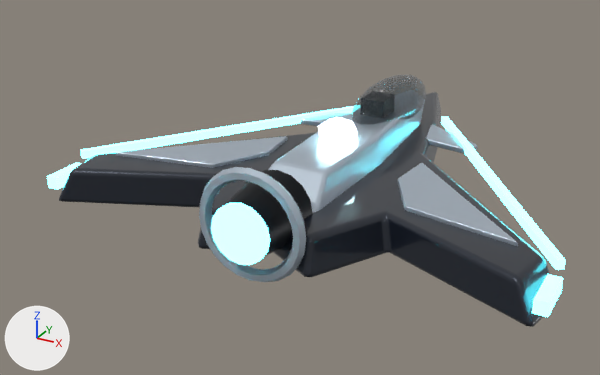
Before and after pictures for a commit that changed the glTF model public/models/pilot_ship.glb.
One viewpoint serves both versions: a 50 mm lens placed at (3.35, -7.2, 3.25), pointed at (-0.63, 0.04, -0.37). Lighting does not change. The marker at lower left points along +X, +Y and +Z. The picture after the commit comes second. Where no turn or scale is listed for an object, it has been applied to the vertices.

The first picture shows 'engine', 'ship_canards', 'ship_canopy', 'ship_core_gem', 'ship_hull', 'ship_nozzle', 'ship_spine', 'ship_thrust_ring_mesh', 'ship_trim', 'ship_wing_plates'.
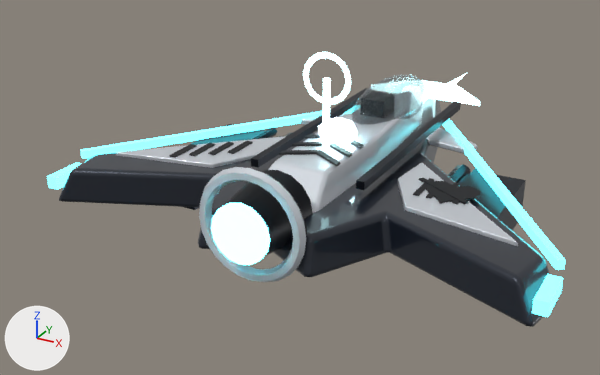
The change, as a list of edits to the scene's bpy script:
```text
Change me_ship_canards:
    where me_ship_canards.from_pydata(...)  # 48 vertices, 88 faces; spans x -1.05..1.05, y 0.65..1.24, z 0.1..0.17
    remove me_ship_canards.materials.append(mat_ship_plate)  # pale blue #c9d6e3
    add me_ship_canards.materials.append(mat_ship_paint)  # light grey #d8dde4
Change me_ship_spine:
    where me_ship_spine.from_pydata(...)  # 66 vertices, 128 faces; spans x -0.41..0.41, y -1.58..2.1, z 0.1..0.42
    remove me_ship_spine.materials.append(mat_ship_plate)  # pale blue #c9d6e3
    add me_ship_spine.materials.append(mat_ship_paint)  # light grey #d8dde4
Change me_ship_thrust_ring_mesh:
    where me_ship_thrust_ring_mesh.from_pydata(...)  # 144 vertices, 288 faces; spans x -0.52..0.52, y -0.052..0.052, z -0.52..0.52
    remove me_ship_thrust_ring_mesh.materials.append(mat_ship_plate)  # pale blue #c9d6e3
    add me_ship_thrust_ring_mesh.materials.append(mat_ship_paint)  # light grey #d8dde4
Change me_ship_trim:
    where me_ship_trim.from_pydata(...)  # 32 vertices, 48 faces; spans x -2.44..2.44, y -1.81..1.47, z -0.04..0.2
    remove me_ship_trim.materials.append(mat_ship_cyan_emit)  # cyan #5ef2ff, glowing cyan #5ef2ff
    add me_ship_trim.materials.append(mat_ship_trim_emit)  # cyan #5ef2ff, glowing cyan #5ef2ff
Change me_ship_wing_plates:
    where me_ship_wing_plates.from_pydata(...)  # 44 vertices, 80 faces; spans x -2.04..2.04, y -1.25..-0.01, z 0.16..0.22
    remove me_ship_wing_plates.materials.append(mat_ship_plate)  # pale blue #c9d6e3
    add me_ship_wing_plates.materials.append(mat_ship_paint)  # light grey #d8dde4
Add ob_weapon_standard:
    ob_weapon_standard = bpy.data.objects.new('weapon_standard', me_weapon_standard)  # an 8-sided cylinder along y spanning x 0.91..1.09, y -0.35..0.55, z -0.14..0.04; a box spanning x 0.87..1.13, y -0.6..-0.1, z -0.14..0.04; an 8-sided cylinder along y spanning x -1.09..-0.91, y -0.35..0.55, z -0.14..0.04; a box spanning x -1.13..-0.87, y -0.6..-0.1, z -0.14..0.04; in mat_ship_gunmetal (dark grey #2a2f38)
    ob_weapon_standard.location = (0.0, 0.0, 0.0)
Add ob_weapon_notary:
    ob_weapon_notary = bpy.data.objects.new('weapon_notary', me_weapon_notary)  # a box spanning x 0.51..0.59, y -1.0..1.6, z 0.26..0.34; a box spanning x -0.59..-0.51, y -1.0..1.6, z 0.26..0.34; in mat_ship_gunmetal (dark grey #2a2f38)
    ob_weapon_notary.location = (0.0, 0.0, 0.0)
Add ob_weapon_injunction:
    ob_weapon_injunction = bpy.data.objects.new('weapon_injunction', me_weapon_injunction)  # a box spanning x 1.2..1.7, y -1.1..0.3, z -0.3..0.1; a box spanning x -1.7..-1.2, y -1.1..0.3, z -0.3..0.1; in mat_ship_gunmetal (dark grey #2a2f38)
    ob_weapon_injunction.location = (0.0, 0.0, 0.0)
Add ob_weapon_courier:
    ob_weapon_courier = bpy.data.objects.new('weapon_courier', me_weapon_courier)  # 112 vertices, 184 faces; spans x -1.37..1.37, y -0.8..0.45, z -0.2..0.1; in mat_ship_gunmetal (dark grey #2a2f38)
    ob_weapon_courier.location = (0.0, 0.0, 0.0)
Add ob_sensor_surveyor:
    ob_sensor_surveyor = bpy.data.objects.new('sensor_surveyor', me_sensor_surveyor)  # 16 vertices, 24 faces; spans x -0.7..0.7, y 1.6..2.5, z 0.19..0.29; in mat_ship_sensor_emit (cyan #c8fbff, glowing cyan #c8fbff)
    ob_sensor_surveyor.location = (0.0, 0.0, 0.0)
Add ob_sensor_standard:
    ob_sensor_standard = bpy.data.objects.new('sensor_standard', me_sensor_standard)  # an icosphere of 80 faces spanning x -0.145..0.145, y -0.152..0.152, z -0.096..0.096; in mat_ship_sensor_emit (cyan #c8fbff, glowing cyan #c8fbff)
    ob_sensor_standard.location = (0.0, 2.25, 0.2)
Add ob_sensor_auditor:
    ob_sensor_auditor = bpy.data.objects.new('sensor_auditor', me_sensor_auditor)  # an 8-sided cone pointing to +y spanning x -0.07..0.07, y 2.5..3.7, z 0.03..0.17; in mat_ship_sensor_emit (cyan #c8fbff, glowing cyan #c8fbff)
    ob_sensor_auditor.location = (0.0, 0.0, 0.0)
Add ob_sensor_archivist:
    ob_sensor_archivist = bpy.data.objects.new('sensor_archivist', me_sensor_archivist)  # 76 vertices, 148 faces; spans x -0.25..0.25, y -0.035..0.035, z 0.4..1.35; in mat_ship_sensor_emit (cyan #c8fbff, glowing cyan #c8fbff)
    ob_sensor_archivist.location = (0.0, -0.6, 0.0)
Add ob_decal_wardencrest:
    ob_decal_wardencrest = bpy.data.objects.new('decal_wardencrest', me_decal_wardencrest)  # 48 vertices, 92 faces; spans x 0.994..1.506, y -0.872..-0.414, z 0.22..0.235; in mat_ship_decal (black #101318)
    ob_decal_wardencrest.location = (0.0, 0.0, 0.0)
Add ob_decal_tallymarks:
    ob_decal_tallymarks = bpy.data.objects.new('decal_tallymarks', me_decal_tallymarks)  # 40 vertices, 60 faces; spans x 0.899..1.461, y -0.8..-0.4, z 0.22..0.239; in mat_ship_decal (black #101318)
    ob_decal_tallymarks.location = (0.0, 0.0, 0.0)
Add ob_decal_paygrade:
    ob_decal_paygrade = bpy.data.objects.new('decal_paygrade', me_decal_paygrade)  # 36 vertices, 60 faces; spans x -0.3..0.3, y -0.97..-0.22, z 0.42..0.44; in mat_ship_decal (black #101318)
    ob_decal_paygrade.location = (0.0, 0.0, 0.0)
Add ob_decal_authoritynumber:
    ob_decal_authoritynumber = bpy.data.objects.new('decal_authoritynumber', me_decal_authoritynumber)  # a box spanning x -1.035..-0.965, y -0.73..-0.37, z 0.22..0.234; a box spanning x -1.185..-1.115, y -0.85..-0.49, z 0.22..0.234; a box spanning x -1.335..-1.265, y -0.97..-0.61, z 0.22..0.234; a box spanning x -1.485..-1.415, y -1.09..-0.73, z 0.22..0.234; in mat_ship_decal (black #101318)
    ob_decal_authoritynumber.location = (0.0, 0.0, 0.0)
```

Pixel boxes [x1, y1, x2, y2] of what changed, in the pictures (600 x 375 px):
'ship_wing_plates', recoloured
    both: [116, 136, 518, 246]
'ship_spine', recoloured
    both: [268, 101, 425, 212]
'ship_trim', recoloured
    both: [47, 107, 566, 317]
'ship_thrust_ring_mesh', recoloured
    both: [199, 167, 306, 282]
'weapon_notary', added
    after: [251, 88, 461, 190]
'weapon_injunction', added
    after: [184, 124, 526, 230]
'sensor_archivist', added
    after: [303, 52, 351, 149]
'ship_canards', recoloured
    both: [299, 113, 478, 154]
'sensor_surveyor', added
    after: [371, 80, 480, 106]
'decal_paygrade', added
    after: [279, 134, 364, 166]
'decal_wardencrest', added (black)
    after: [425, 181, 480, 204]
'decal_authoritynumber', added (black)
    after: [169, 141, 253, 158]
'decal_tallymarks', added
    after: [413, 178, 471, 204]
'weapon_standard', added (mostly hidden)
    after: [285, 132, 471, 183]
'weapon_courier', added (mostly hidden)
    after: [254, 128, 478, 186]
'sensor_standard', added
    after: [425, 84, 440, 90]
'sensor_auditor', added (mostly hidden)
    after: [447, 73, 466, 85]
